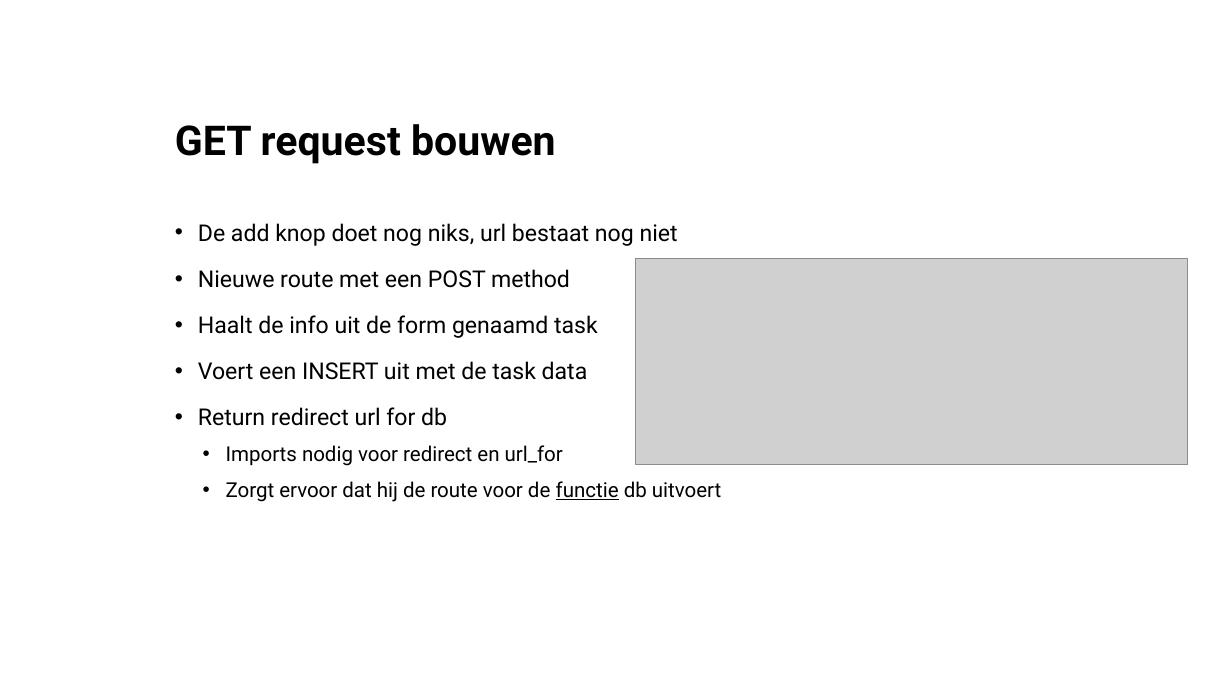
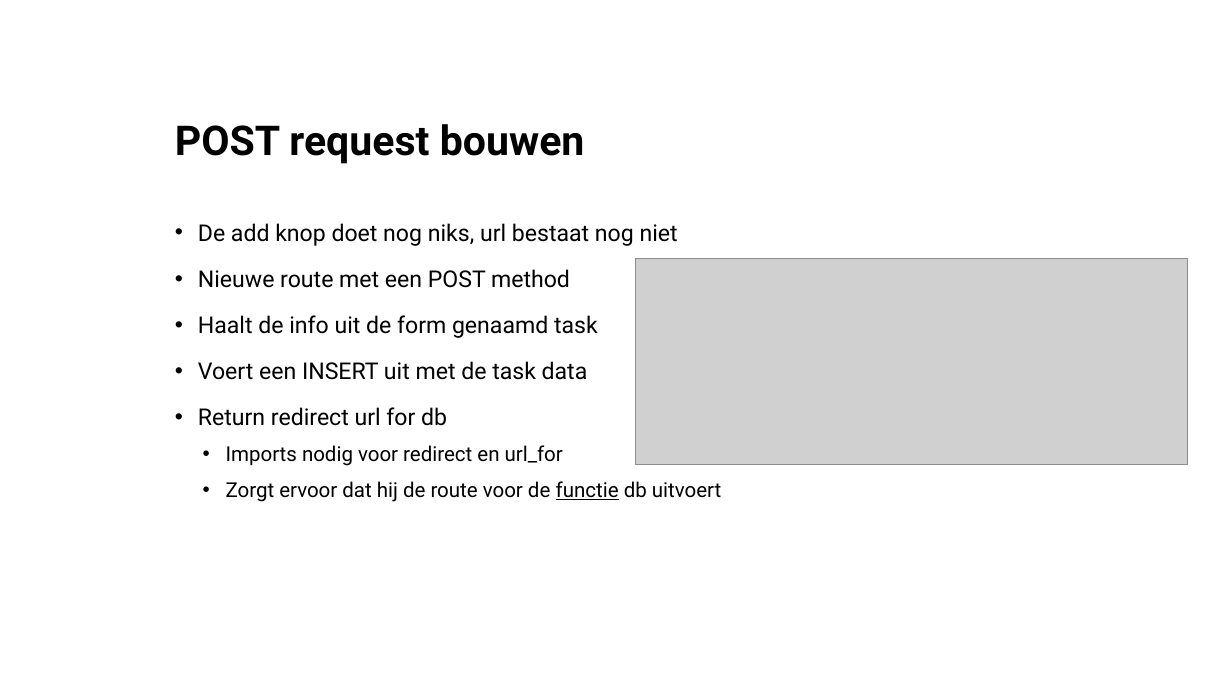
Before and after one commit to AlfaCollegeTeamICT/DIP1, a slide deck: slide 18 of FlaskLogin/FlaskLogin.pptx. Drawn at 1232x693 pixels with LibreOffice and Linux fonts; fonts in the diff are those of the drawing; grey boxes stand for pictures. Boxes give left, top, right and bottom in pixels: in the first picture for what was removed or moved away, otherwise in the second. Text is boxed around its words. In the diff, an @@ line names an element or a change of style, - is before the commit and + after.

Commit message:
Fixed spelling errors in presentation

```diff
--- a/FlaskLogin/FlaskLogin.pptx
+++ b/FlaskLogin/FlaskLogin.pptx
@@ title at (175,124,585,164): text changed @@
-GET request bouwen
+POST request bouwen
```
Also in this commit, not shown: 4 other slides changed.
